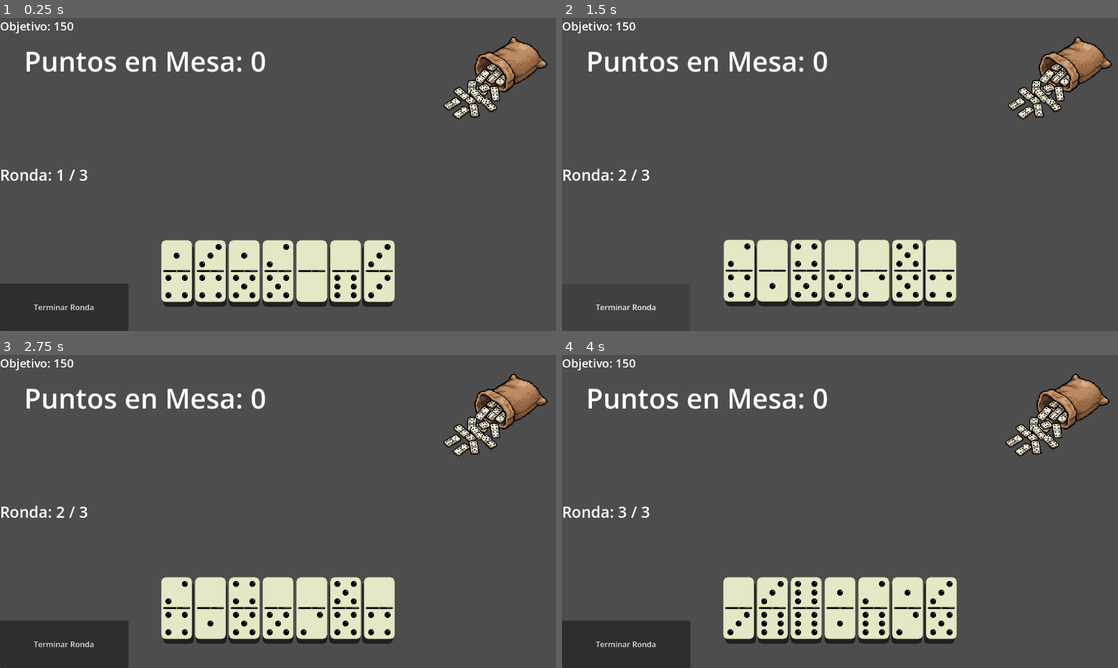
Above: before the commit, frames 1-4 (two rows, left to right).
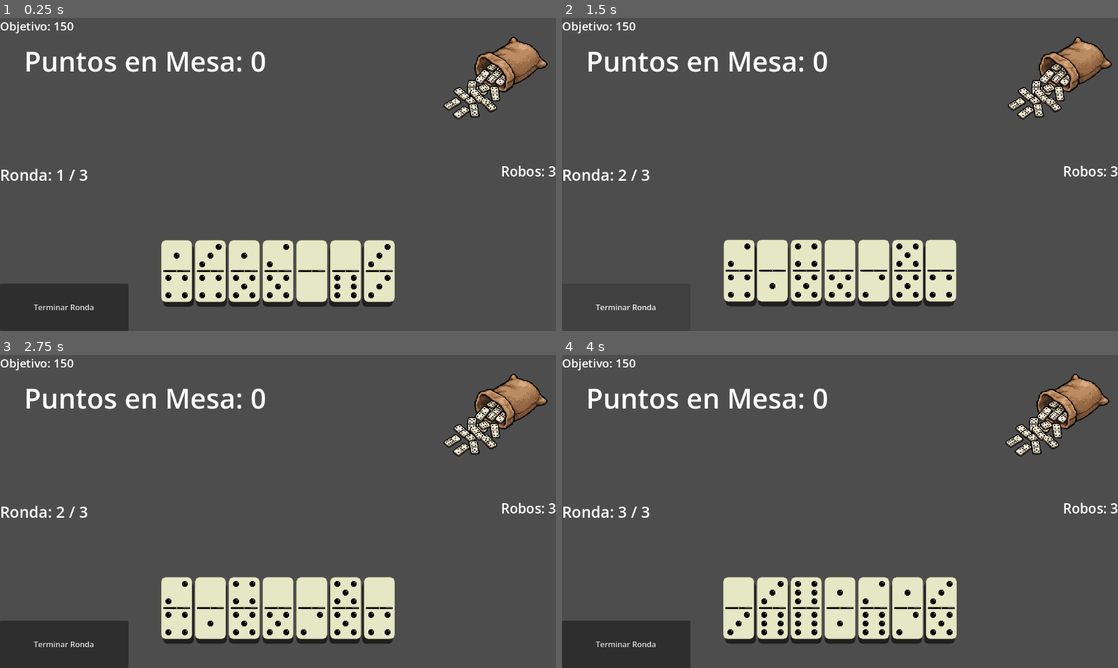
Above: after the commit, the same moments.

Repository: manuel051206/balatro-de-domino
Game: Godot game, scene res://_Scenes/Mesa.tscn
The game is run twice, just before and just after one commit, with the same random seed, the same clock (stepped at 60 frames per second) and the same inputs.
Inputs (mouse positions are in pixels of both pictures, inside the frame that each line leads up to):
- Up to frame 1 (0.25 s): no input
- Up to frame 2 (1.5 s): click (1056, 77) at 0.5 s; click "Terminar Ronda" at 1.25 s
- Up to frame 3 (2.75 s): click (494, 414) at 2 s
- Up to frame 4 (4 s): click "Terminar Ronda" at 2.75 s; click (1056, 414) at 3.5 s

The runs differ from the first frame. In frame 1, 0.2% of the frame differs, in the area x 90-100%, y 47-51%; in frame 2, 0.2%; in frame 3, 0.2%; in frame 4, 0.2%.

Commit message:
limitacion de robos
limitacion de robos

Diff:
--- a/_Scenes/Mesa.tscn
+++ b/_Scenes/Mesa.tscn
@@ -65,6 +65,20 @@
 theme_override_font_sizes/font_size = 32
 text = "Ronda: 1/3"
 
+[node name="RobosLabel" type="Label" parent="CanvasLayer" unique_id=434704735]
+anchors_preset = 6
+anchor_left = 1.0
+anchor_top = 0.5
+anchor_right = 1.0
+anchor_bottom = 0.5
+offset_left = -92.0
+offset_top = -24.0
+offset_bottom = 11.5
+grow_horizontal = 0
+grow_vertical = 2
+theme_override_font_sizes/font_size = 28
+text = "0"
+
 [node name="AudioStreamPlayer" type="AudioStreamPlayer" parent="." unique_id=673113965]
 
 [node name="CanvasLayer2" type="CanvasLayer" parent="." unique_id=1628599400]
--- a/_Scripts/Mesa.gd
+++ b/_Scripts/Mesa.gd
@@ -7,6 +7,7 @@
 @onready var label_ronda = $CanvasLayer/RondaLabel
 @onready var reproductor = $AudioStreamPlayer
 @onready var boton_pozo = $CanvasLayer2/BotonPozo
+@onready var label_robos = $CanvasLayer/RobosLabel
 
 # --- CONFIGURACIÓN VISUAL ---
 var ancho_ficha: float = 50.0
@@ -17,11 +18,12 @@
 @export_category("Reglas de Partida")
 @export var modo_debug: bool = true # Si es true, ignora las rondas y juegas infinito
 @export var rondas_maximas: int = 3
+@export var robos_maximos: int = 3
 @export var puntaje_objetivo_base: int = 150
 
-@export_category("Multiplicadores Balatro")
+@export_category("Multiplicadores")
 @export var multiplicador_capicua: int = 3
-@export var multiplicador_global_castigo: int = 5 # ¡NUEVO! El destructor de avariciosos
+@export var multiplicador_global_castigo: int = 5
 
 # --- CONFIGURACIÓN SONORA ---
 @export var Sfx_PonerFicha = AudioStream
@@ -30,6 +32,7 @@
 var mesa_actual: int = 1
 var ronda_actual: int = 1
 var puntos_ronda_actual: int = 0
+var robos_restantes: int = 3
 
 # --- ESTADO DEL JUEGO (DATOS) ---
 var extremo_izquierdo: int = -1
@@ -59,6 +62,7 @@
 func _ready():
 	if mano:
 		mano.intento_de_jugada.connect(_validar_jugada)
+	robos_restantes = robos_maximos
 	actualizar_ui()
 
 # --- FUNCIONES: CONTROL DE ZONA ---
@@ -355,15 +359,27 @@
 
 func _on_boton_pozo_pressed():
 	if not modo_debug:
+		# Regla 1: Sistema Anti-Trampas
 		if jugador_tiene_jugada_valida():
-			print("¡TRAMPA DETECTADA! Tienes una jugada válida en tu mano. ¡Juega!")
+			print("Tienes una jugada válida en tu mano. ¡Juega!")
 			_animar_temblor_boton()
 			return
 
+		# Regla 2: Límite de Robos
+		if robos_restantes <= 0:
+			print("¡SIN ROBOS! Ya agotaste tus robos de esta ronda. ¡Termina la Ronda!")
+			_animar_temblor_boton()
+			return
+
+	# Si pasó la seguridad (o es debug), le dejamos robar
 	var posicion_origen = get_global_mouse_position()
 	if mano:
 		mano.robar_del_pozo(posicion_origen)
 
+		# Le restamos un robo y actualizamos el texto en pantalla
+		if not modo_debug:
+			robos_restantes -= 1
+			actualizar_ui()
 
 # --- EL ÁRBITRO DE LA PARTIDA---
 func verificar_victoria():
@@ -444,6 +460,7 @@
 
 	# 2. AVANZAMOS DE RONDA
 	ronda_actual += 1
+	robos_restantes = robos_maximos
 	actualizar_ui()
 
 	if ronda_actual > rondas_maximas:
@@ -465,9 +482,11 @@
 	if modo_debug:
 		if label_objetivo: label_objetivo.text = "Objetivo: INF (Debug)"
 		if label_ronda: label_ronda.text = "Rondas: INF (Debug)"
+		if label_robos: label_robos.text = "Robos: INF (Debug)"
 	else:
 		if label_objetivo: label_objetivo.text = "Objetivo: %d" % puntaje_objetivo_base
 		if label_ronda: label_ronda.text = "Ronda: %d / %d" % [ronda_actual, rondas_maximas]
+		if label_robos: label_robos.text = "Robos: %d" % robos_restantes
 
 # --- TRANSICIÓN DE NIVEL ---
 func avanzar_siguiente_mesa():
@@ -475,6 +494,7 @@
 
 	mesa_actual += 1
 	ronda_actual = 1
+	robos_restantes = robos_maximos
 	suma_total_puntos = 0
 	puntaje_objetivo_base = int(puntaje_objetivo_base * 1.5)
 
Not shown: 1 places in _Scenes/Mesa.tscn that only renumber resources
